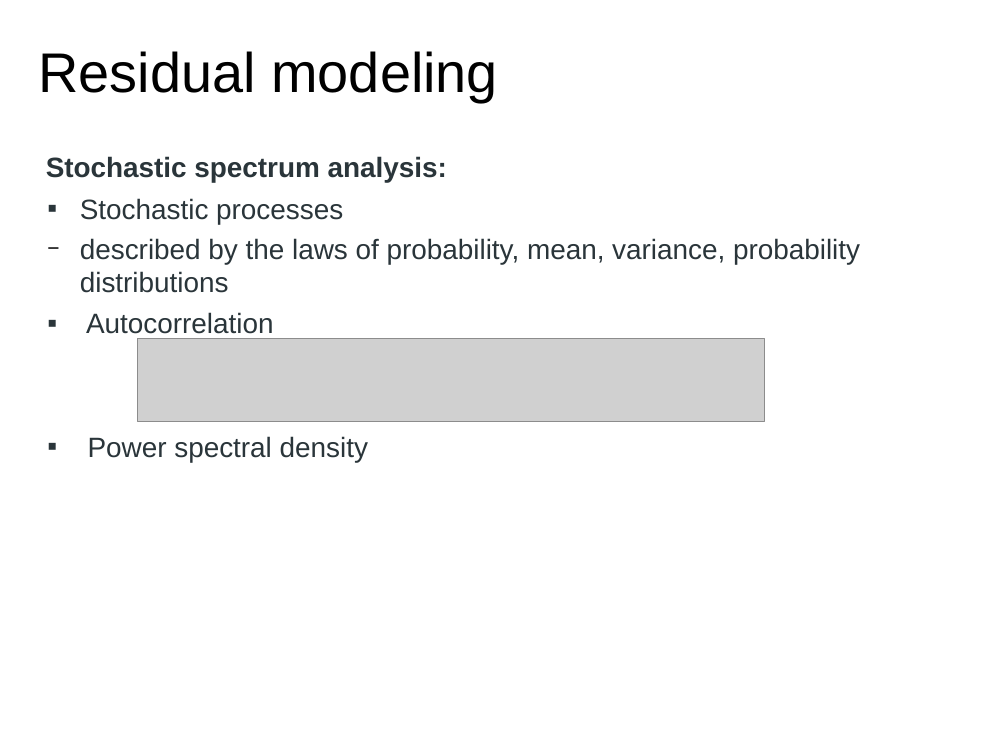
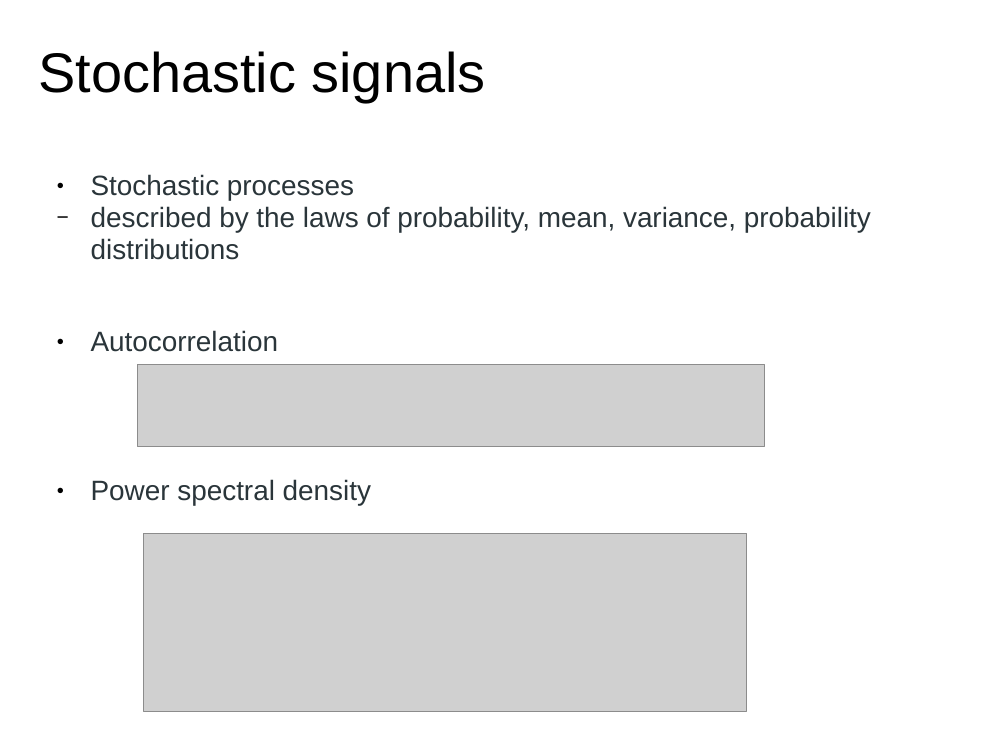
Before and after one commit to MTG/sms-tools, a slide deck: slide 9 of teaching-material/lectures/lect7-Sinusoidal-plus-Residual-model/7-Sinusoidal-plus-Residual-model.odp. Drawn at 1008x756 pixels with LibreOffice and Linux fonts; fonts in the diff are those of the drawing; grey boxes stand for pictures. Boxes give left, top, right and bottom in pixels: in the first picture for what was removed or moved away, otherwise in the second. Text is boxed around its words. In the diff, an @@ line names an element or a change of style, - is before the commit and + after.

Commit message:
more on lecture 7

```diff
--- a/teaching-material/lectures/lect7-Sinusoidal-plus-Residual-model/7-Sinusoidal-plus-Residual-model.odp
+++ b/teaching-material/lectures/lect7-Sinusoidal-plus-Residual-model/7-Sinusoidal-plus-Residual-model.odp
@@ title at box(39, 51, 486, 102): text changed @@
-Residual modeling
+Stochastic signals
@@ text at box(46, 156, 447, 182): paragraph removed @@
-Stochastic spectrum analysis:
@@ text "Stochastic processes": place and size @@
-text "Stochastic processes" at box(46, 156, 860, 462)
+text "Stochastic processes" at box(91, 174, 871, 506)
@@ text "Stochastic processes" at box(91, 174, 871, 506): bullet ▪ to ●; line spacing 1 to 0.95; bullet colour #2A353A to #000000; indent changed; more space between paragraphs @@
@@ picture: place and size @@
-picture at box(137, 339, 765, 422)
+picture at box(137, 364, 765, 446)
@@ picture added at box(144, 533, 747, 711) @@
```
Also in this commit, not shown: 5 other slides changed, 2 slides added, 2 slides removed, 4 other files.
